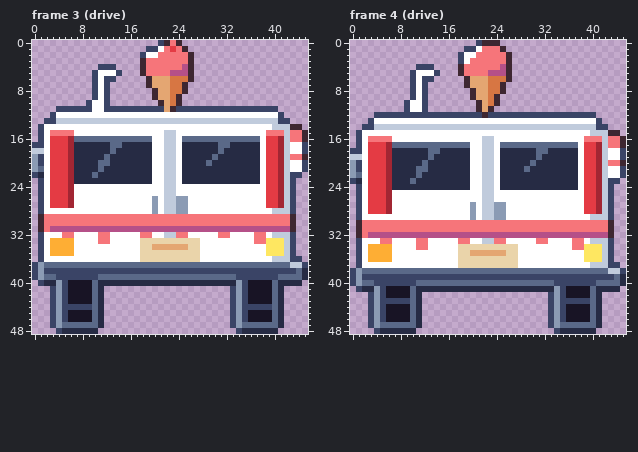
A pixel-art file gets an edit: art/depths/ice-cream-truck@81.aseprite. The picture above was drawn from the file before the commit.
46x49 pixels, 6 frames. Shown: frame 3 (drive), frame 4 (drive). The commit also changed other frames, which this record leaves out.
Now the later version:
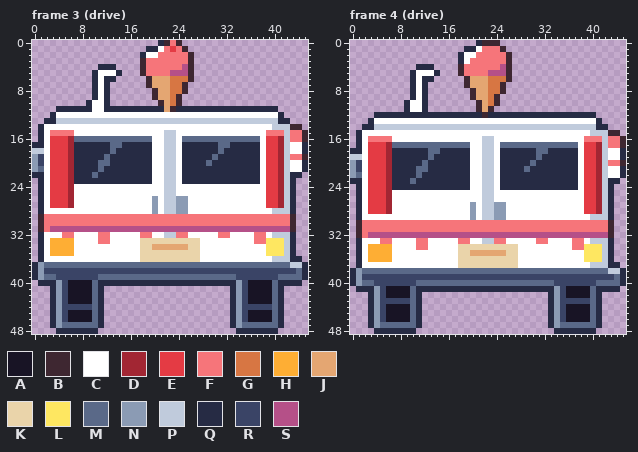
Palette (. is transparent): A #181425  B #3e2731  C #ffffff  D #a22633  E #e43b44  F #f6757a  G #d77643  H #feae34  J #e4a672  K #ead4aa  L #fee761  M #5a6988  N #8b9bb4  P #c0cbdc  Q #262b44  R #3a4466  S #b55088
What changed:
Frame 3 (drive):
y 0: x 21 R -> Q
y 1: x 19..20 RR -> QQ
y 2: x 18 R -> Q
y 4: x 11..13 RRR -> QQQ
y 5: x 10 R -> Q; x 14 R -> Q
y 6: x 10 R -> Q; x 12..13 RR -> QQ
y 7..9: x 10 R -> Q; x 12 R -> Q
y 10: x 9 R -> Q; x 12 R -> Q
y 11: x 4..9 RRRRRR -> QQQQQQ; x 12..21 RRRRRRRRRR -> QQQQQQQQQQ; x 24..40 RRRRRRRRRRRRRRRRR -> QQQQQQQQQQQQQQQQQ
y 12: x 3 R -> Q; x 41 R -> Q
y 13: x 2..3 RR -> QQ; x 41..42 RR -> QQ
y 14..16: x 1 R -> Q
y 17: x 0..1 RR -> QQ; x 45 R -> Q
y 18: x 45 R -> Q
y 20..21: x 45 R -> Q
y 22: x 0 R -> Q; x 43..44 RR -> QQ
y 23..28: x 1 R -> Q; x 43 R -> Q
y 32..35: x 1 R -> Q; x 43 R -> Q
y 36: x 1 R -> Q; x 43..44 RR -> QQ
y 37: x 0 R -> Q; x 45 R -> Q
y 38..39: x 0 R -> Q
y 40: x 1 R -> Q
y 41..47: x 3 R -> Q; x 33 R -> Q
y 48: x 4 R -> Q; x 34 R -> Q
Frame 4 (drive):
y 0: x 21 R -> Q
y 1: x 19..20 RR -> QQ
y 2..3: x 18 R -> Q
y 4: x 11..13 RRR -> QQQ
y 5: x 10 R -> Q; x 14 R -> Q
y 6: x 10 R -> Q; x 12..13 RR -> QQ
y 7..9: x 10 R -> Q; x 12 R -> Q
y 10..11: x 9 R -> Q; x 12 R -> Q
y 12: x 4..21 RRRRRRRRRRRRRRRRRR -> QQQQQQQQQQQQQQQQQQ; x 23..40 RRRRRRRRRRRRRRRRRR -> QQQQQQQQQQQQQQQQQQ
y 13: x 3 R -> Q; x 41 R -> Q
y 14: x 2..3 RR -> QQ; x 41..42 RR -> QQ
y 15..17: x 1 R -> Q
y 18: x 0..1 RR -> QQ; x 45 R -> Q
y 19: x 45 R -> Q
y 21..22: x 45 R -> Q
y 23: x 0 R -> Q; x 43..44 RR -> QQ
y 24..29: x 1 R -> Q; x 43 R -> Q
y 33..36: x 1 R -> Q; x 43 R -> Q
y 37: x 1 R -> Q; x 43..44 RR -> QQ
y 38: x 0 R -> Q; x 45 R -> Q
y 39..40: x 0 R -> Q
y 41: x 1 R -> Q
y 42..47: x 3 R -> Q; x 33 R -> Q
y 48: x 4 R -> Q; x 34 R -> Q
Changed places in both pictures, as pixel boxes (x1, y1, x2, y2):
changed: (140, 40, 164, 58)
changed: (32, 64, 308, 334)
changed: (458, 40, 482, 64)
changed: (350, 64, 608, 220)
changed: (608, 148, 626, 220)
changed: (350, 238, 380, 334)
changed: (608, 238, 626, 274)
changed: (548, 292, 560, 334)
